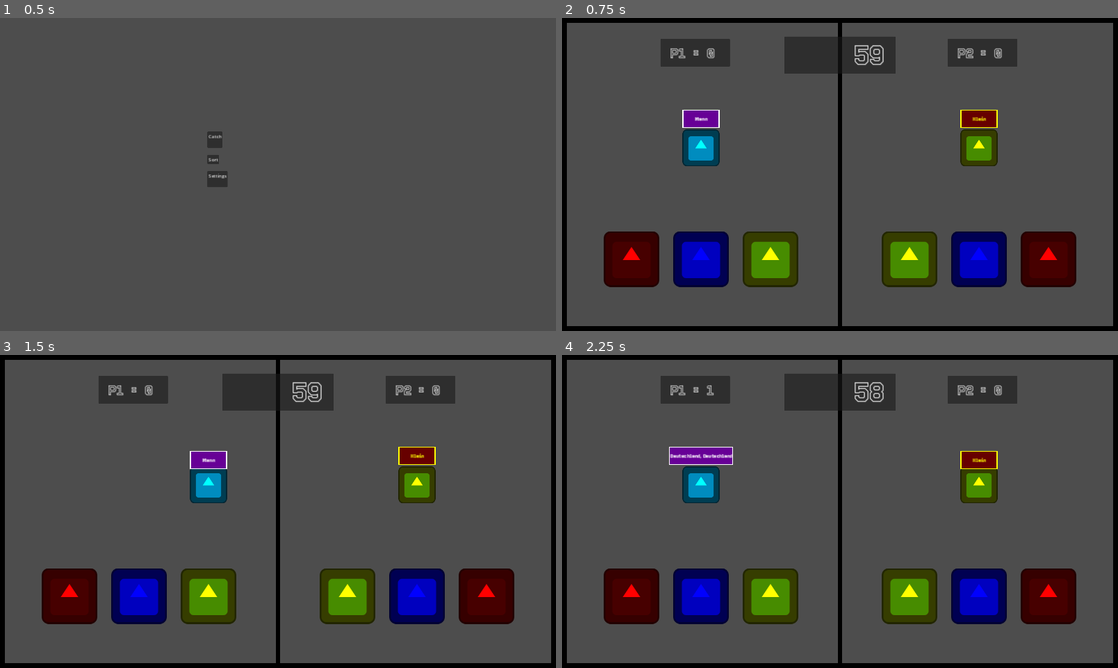
Above: before the commit, frames 1-4 (two rows, left to right).
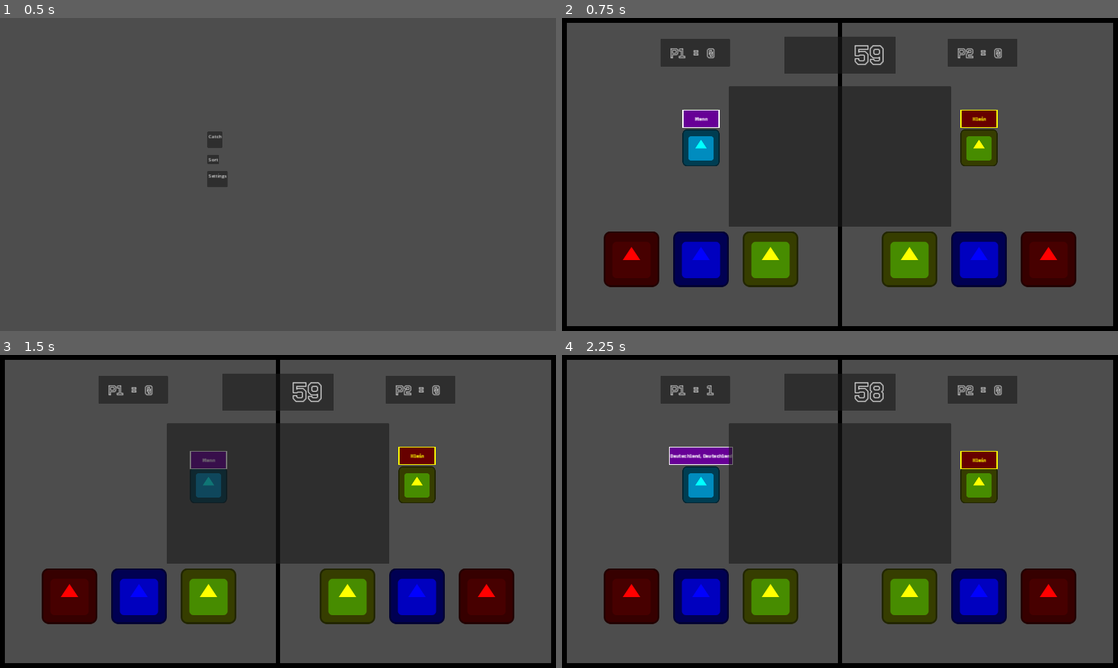
Above: after the commit, the same moments.

Repository: NymmkTheMink/Duo-Ling
Game: Godot game, scene res://main_menu.tscn
Two runs of this game, one before a commit and one after it. Both use one fixed random seed, a clock stepped at 60 frames per second and the inputs below. The engine's default icon, where the game draws it, is replaced by a stand-in: a white triangle on a blue panel in a dark square.
Inputs:
- Up to frame 1 (0.5 s): no input
- Up to frame 2 (0.75 s): click "Sort" at 0.5 s
- Up to frame 3 (1.5 s): tap Enter at 1.25 s; hold D (right_P1) from 1.28 s (still down); tap S (choose_P1) at 1.35 s
- Up to frame 4 (2.25 s): release D (right_P1) at 2.03 s; hold A (left_P1) from 2.03 s (still down); tap Down (choose_P2) at 2.1 s

Frame 1 is identical in both runs. In frame 2, 18% of the frame differs, in the area x 30-70%, y 21-67%; in frame 3, 18%; in frame 4, 18%.

Commit message:
added startpanel

Diff:
--- a/game_modes/sort/sort.tscn
+++ b/game_modes/sort/sort.tscn
@@ -389,6 +389,12 @@
 theme_override_fonts/font = ExtResource("5_2w6xe")
 theme_override_font_sizes/font_size = 64
 text = "Tie!"
+
+[node name="StartPanel" type="Panel" parent="."]
+offset_left = 576.0
+offset_top = 236.0
+offset_right = 1344.0
+offset_bottom = 720.0
 
 [connection signal="body_entered" from="SpanishBoxP1" to="." method="_on_spanish_box_p_1_body_entered"]
 [connection signal="body_entered" from="FrenchBoxP1" to="." method="_on_french_box_p_1_body_entered"]
